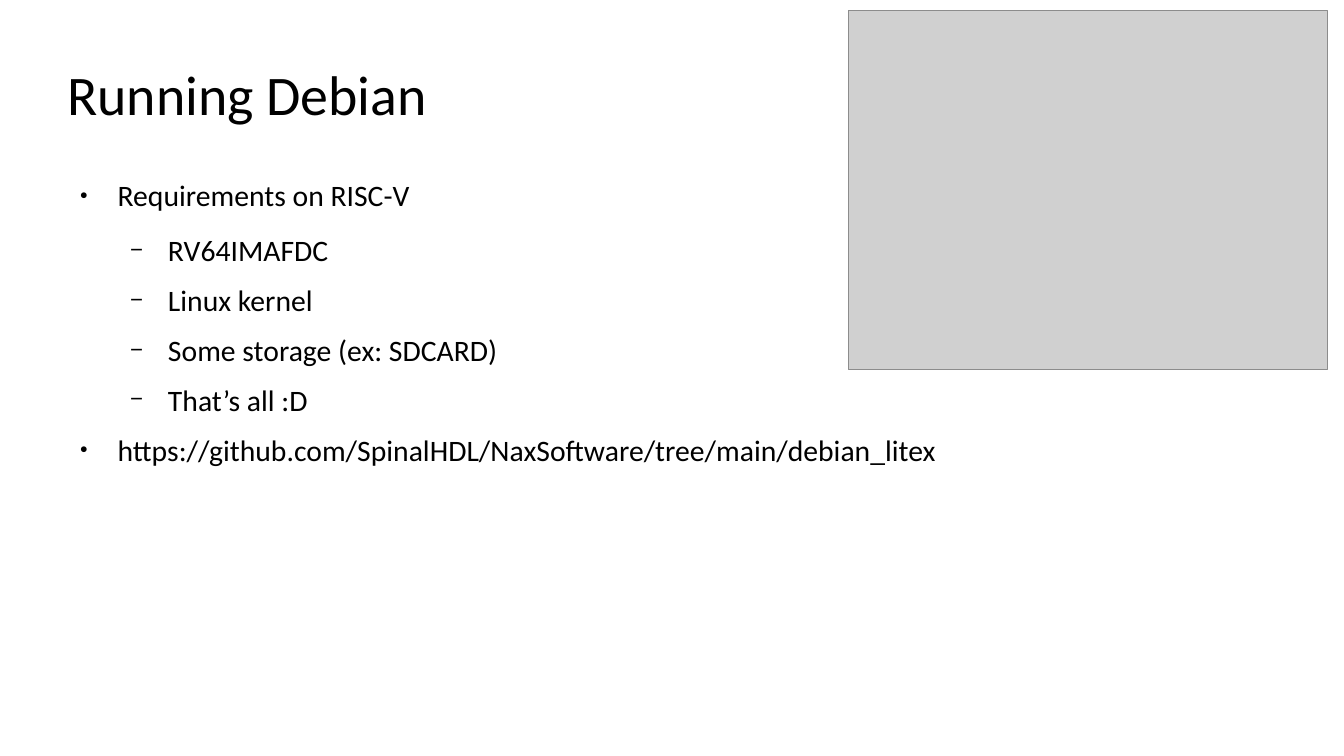
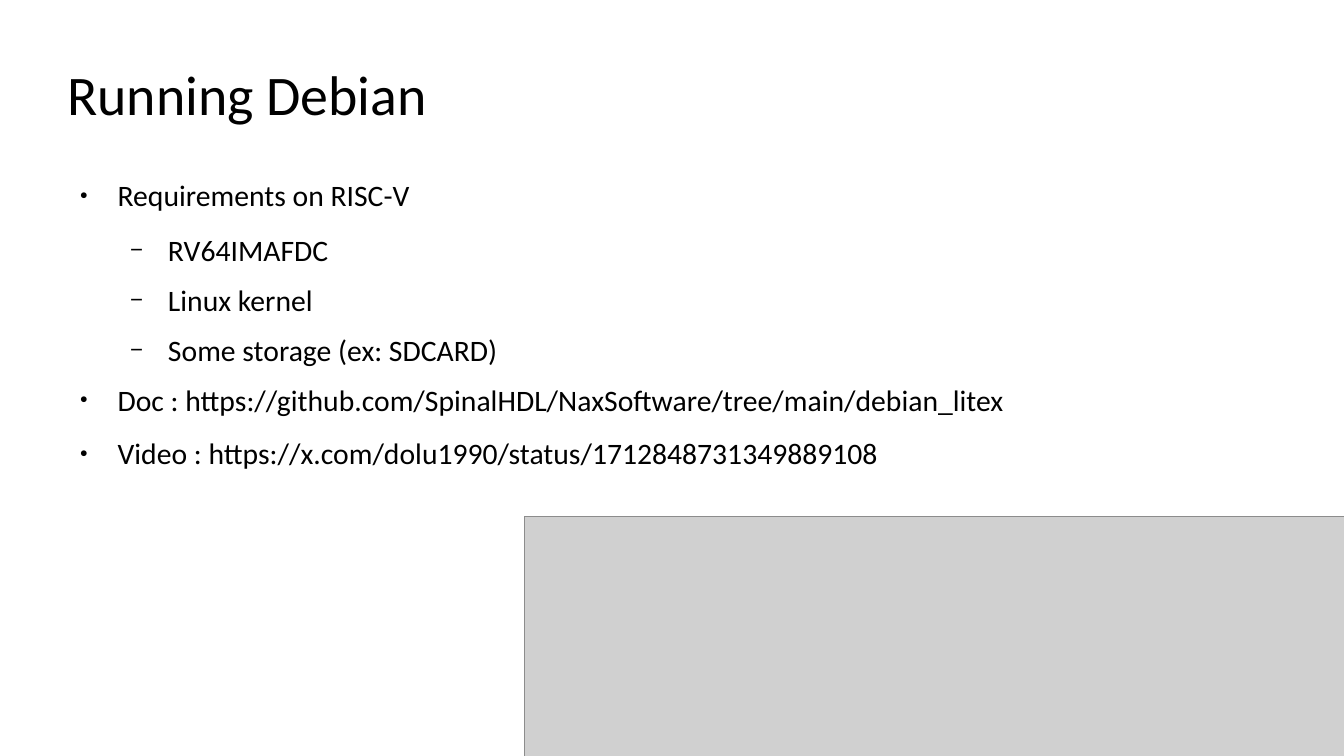
Before and after one commit to SpinalHDL/SpinalDoc, a slide deck: slide 28 of presentation/en/37c3_271223/37c3_271223.odp. Drawn at 1344x756 pixels with LibreOffice and Linux fonts; fonts in the diff are those of the drawing; grey boxes stand for pictures. Boxes give left, top, right and bottom in pixels: in the first picture for what was removed or moved away, otherwise in the second. Text is boxed around its words. In the diff, an @@ line names an element or a change of style, - is before the commit and + after.

```diff
--- a/presentation/en/37c3_271223/37c3_271223.odp
+++ b/presentation/en/37c3_271223/37c3_271223.odp
@@ text at [118,390,1003,469]: text changed @@
-  − That’s all :D
-● https://github.com/SpinalHDL/NaxSoftware/tree/main/debian_litex
+● Doc : https://github.com/SpinalHDL/NaxSoftware/tree/main/debian_litex
+● Video : https://x.com/dolu1990/status/1712848731349889108
@@ picture: place and size @@
-picture at [848,11,1327,370]
+picture at [525,516,1344,756]
```
Also in this commit, not shown: 20 other slides changed, 5 slides added, 2 other files.
